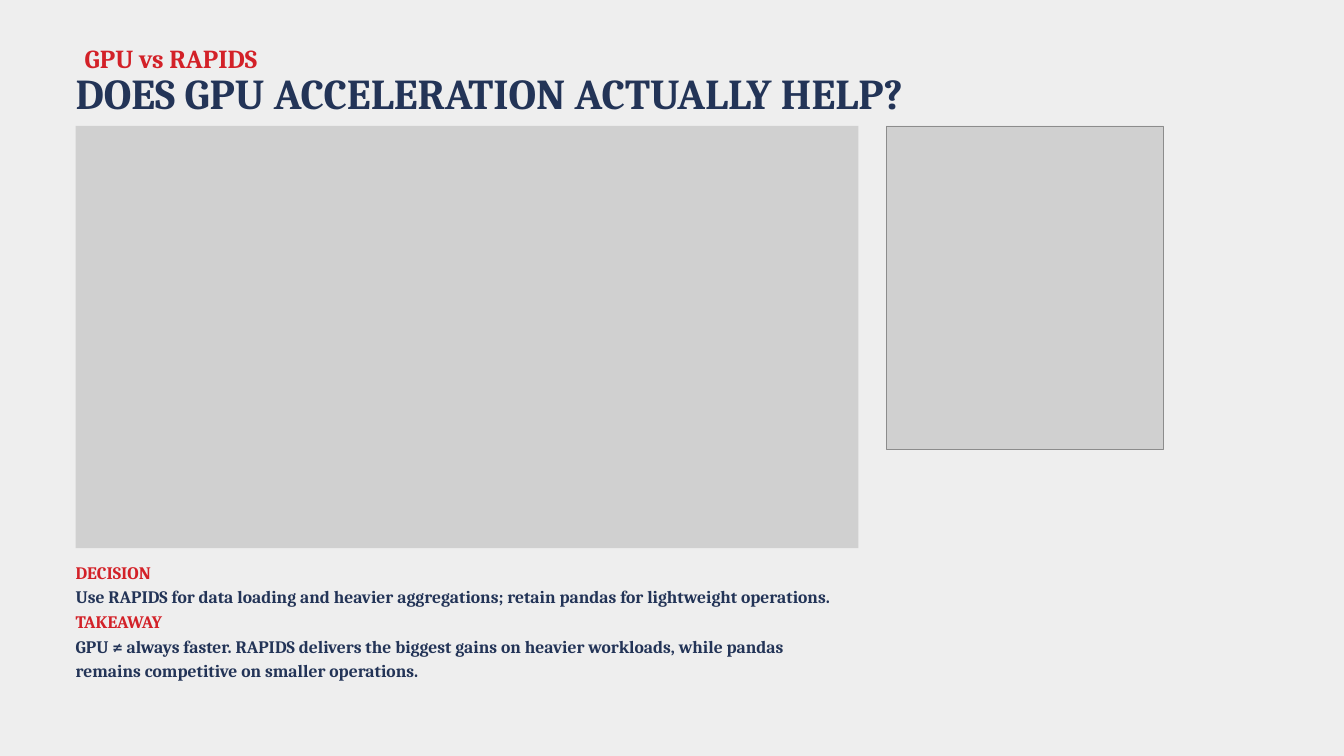
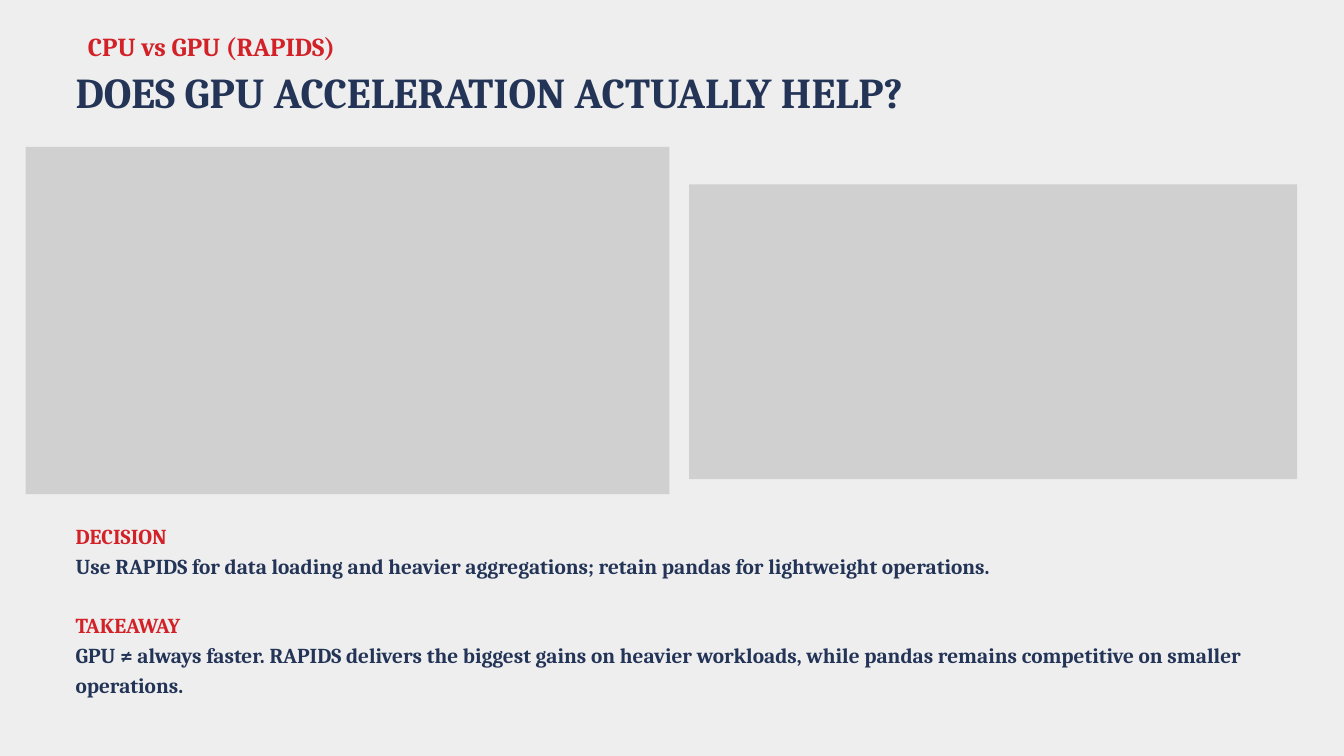
Before and after one commit to varunavy/data230-london-airbnb, a slide deck: slide 14 of PPT/london Airbnb.pptx. Drawn at 1344x756 pixels with LibreOffice and Linux fonts; fonts in the diff are those of the drawing; grey boxes stand for pictures. Boxes give left, top, right and bottom in pixels: in the first picture for what was removed or moved away, otherwise in the second. Text is boxed around its words. In the diff, an @@ line names an element or a change of style, - is before the commit and + after.

```diff
--- a/PPT/london Airbnb.pptx
+++ b/PPT/london Airbnb.pptx
@@ text at <box>88,37,335,60</box>: text changed @@
-GPU vs RAPIDS
+CPU vs GPU (RAPIDS)
@@ picture: place and size @@
-picture at <box>75,126,858,548</box>
+picture at <box>26,147,669,495</box>
@@ picture: place and size @@
-picture at <box>886,126,1163,450</box>
+picture at <box>689,184,1297,479</box>
@@ text "DECISION": place and size @@
-text "DECISION" at <box>76,567,830,681</box>
+text "DECISION" at <box>76,529,1240,698</box>
@@ text "DECISION" at <box>76,529,1240,698</box>: size 18.8 to 22.8 pt; line spacing 26.4pt to 31.9pt @@
```
Also in this commit, not shown: 4 other slides changed, 1 slide added, 3 slides removed, 1 other file.
